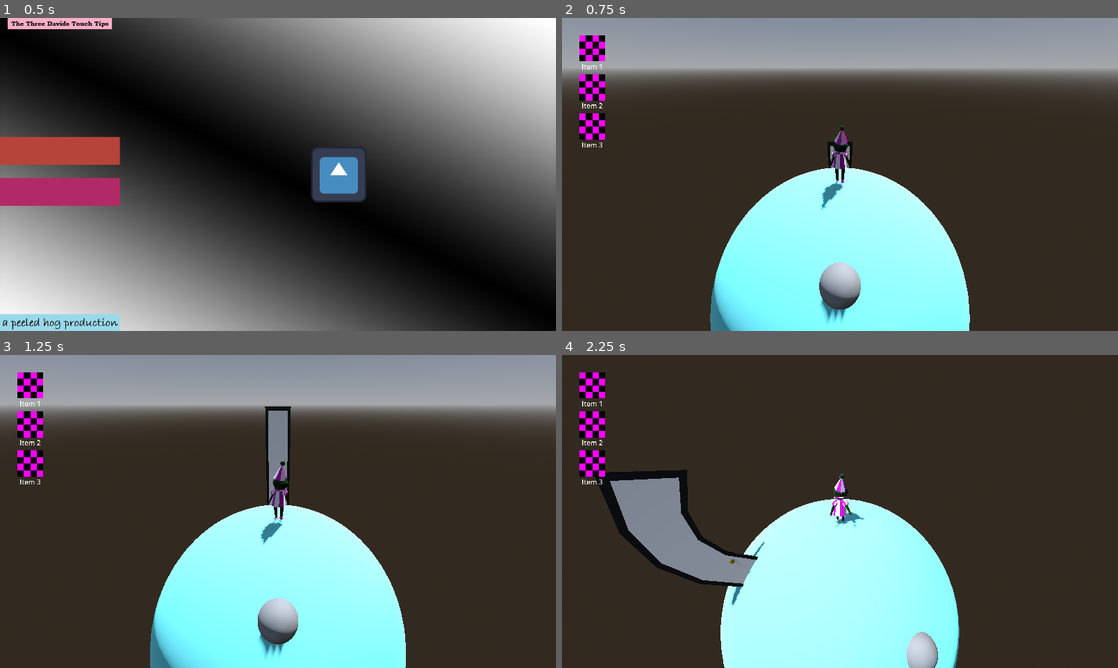
Above: before the commit, frames 1-4 (two rows, left to right).
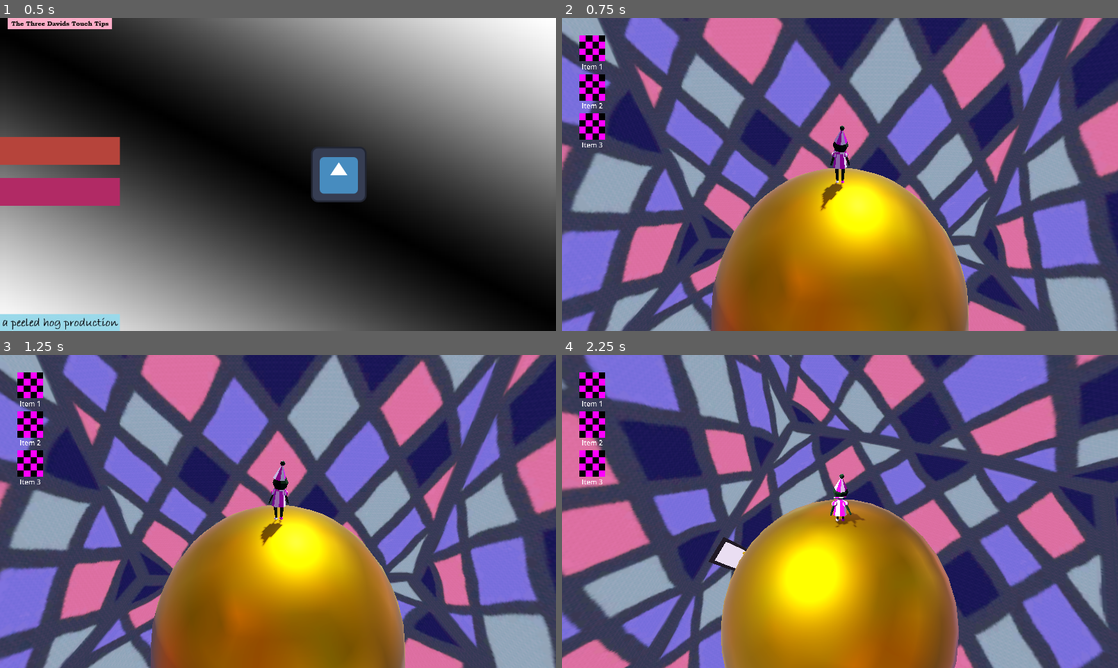
Above: after the commit, the same moments.

Repository: boner-cmd/effective-octo-pancake
Game: Godot game, scene res://Scenes/TitleScreen.tscn
The game is run twice, just before and just after one commit, with the same random seed, the same clock (stepped at 60 frames per second) and the same inputs. The engine's default icon, where the game draws it, is replaced by a stand-in: a white triangle on a blue panel in a dark square. Sound files missing from this copy of the repository are replaced by a short silence.
Inputs (mouse positions are in pixels of both pictures, inside the frame that each line leads up to):
- Up to frame 1 (0.5 s): no input
- Up to frame 2 (0.75 s): click (623, 149) at 0.5 s
- Up to frame 3 (1.25 s): no input
- Up to frame 4 (2.25 s): tap Enter (ui_accept) at 1.25, 1.52 s; move the mouse to (867, 511) at 1.27 s; hold F (interact) 1.28-2.03 s; hold W (up) from 1.28 s (still down); move the mouse to (812, 511) at 2.02 s; tap Space (advance_dialogue) at 2.1 s

Frame 1 is identical in both runs. In frame 2, 97% of the frame differs, in the area x 0-100%, y 0-100%; in frame 3, 97%; in frame 4, 99%.

Commit message:
door scene change implemented, character sorted

Diff:
--- a/Character Scenes/DoorAnimHandler.gd
+++ b/Character Scenes/DoorAnimHandler.gd
@@ -1,4 +1,8 @@
 extends Node3D
+
+@onready var main_ : Node3D
+
+@export var destination_planet_ID : int
 
 @onready var audio_stream_player: AudioStreamPlayer = $"../AudioStreamPlayer"
 const sfx_despawn = preload("uid://7banle6yv2gq")
@@ -45,8 +49,10 @@
 			exit_anim_finished.emit()
 			_set_door_anim(AnimStates.STASIS)
 
+
 func _ready() -> void:
 	_set_door_anim(AnimStates.STASIS)
+	main_ = get_tree().get_root().get_node("MainScene")
 
 signal exit_anim_finished
 signal exit_anim_started
@@ -78,7 +84,6 @@
 	despawn_player.stream = sfx_despawn
 	get_tree().root.add_child(despawn_player)
 	print("despawn sound player")
-	despawn_player.volume_db += 0.0
 	despawn_player.pitch_scale += randf_range(-0.1, 0.1)
 	despawn_player.play()
 	await despawn_player.finished
@@ -102,5 +107,17 @@
 	clone.global_position = player_exit_position.global_position
 	clone.global_rotation = player_exit_position.global_rotation
 	clone._set_player_anim(clone.AnimStates.EXIT)
+	await _set_door_anim(AnimStates.EXIT)
+	rig.visible = true
+	clone.queue_free()
+	request_planet_change.emit(destination_planet_ID)
 
-	_set_door_anim(AnimStates.EXIT)
+signal request_planet_change(planet_ID : int)
+
+func _on_tree_entered() -> void:
+	add_to_group("Active_Door")
+	print ("added to actives")
+
+func _on_tree_exited() -> void:
+	remove_from_group("Active_Door")
+	print ("removed from actives")
--- a/Character Scenes/Door_Boiler.tscn
+++ b/Character Scenes/Door_Boiler.tscn
@@ -11,13 +11,13 @@
 
 [node name="Door" type="Node3D" unique_id=683049571]
 
-[node name="DoorBaseModel" parent="." unique_id=1012687003 instance=ExtResource("2_coq8p")]
+[node name="DoorBaseModel" parent="." unique_id=1012687003 groups=["Door_Base"] instance=ExtResource("2_coq8p")]
 transform = Transform3D(1, 0, 0, 0, 1, 0, 0, 0, 1, 0, 4.9, 0)
 
 [node name="DoorCollider" parent="DoorBaseModel" index="2" unique_id=1935212185]
 collision_mask = 1
 
-[node name="DoorInteractRadius" type="Area3D" parent="DoorBaseModel" unique_id=1921781608 groups=["Exit"]]
+[node name="DoorInteractRadius" type="Area3D" parent="DoorBaseModel" unique_id=1921781608 groups=["Exit_Door"]]
 transform = Transform3D(1, 0, 0, 0, 1, 0, 0, 0, 1, 0, 1.0999999, 0)
 collision_layer = 16
 collision_mask = 0
@@ -66,7 +66,7 @@
 [node name="CollisionShape3D" type="CollisionShape3D" parent="DoorBaseModel/DoorInteractRadius" unique_id=1748855025]
 shape = SubResource("CylinderShape3D_cyo0d")
 
-[node name="DoorSpawnRadius" type="Area3D" parent="DoorBaseModel" unique_id=1347008915 groups=["Door"]]
+[node name="DoorSpawnRadius" type="Area3D" parent="DoorBaseModel" unique_id=1347008915 groups=["Door_Spawn"]]
 transform = Transform3D(1, 0, 0, 0, 1, 0, 0, 0, 1, 0, 1.0999999, 0)
 collision_layer = 16
 collision_mask = 0
--- a/Character Scenes/PlayerAnimHandler.gd
+++ b/Character Scenes/PlayerAnimHandler.gd
@@ -10,6 +10,8 @@
 const sfx_jump = preload("uid://cduu2q6v1l1yk")
 const sfx_explode = preload("uid://conpnqqcjln5n")
 const sfx_honk = preload("uid://eqfmf8j0l8u2")
+
+
 
 func walk_cycle_player():
 	var walk_player = audio_stream_player.duplicate()
@@ -89,6 +91,7 @@
 	print(current_anim)
 	match current_anim:
 		AnimStates.IDLE:
+
 			anim_tree.set("parameters/Reset_Idle/seek_request", 0.0)
 
 			anim_tree.set("parameters/Walk/blend_amount", 0.0)
--- a/Character Scenes/PlayerController.gd
+++ b/Character Scenes/PlayerController.gd
@@ -24,7 +24,10 @@
 var convo_flip_2 = true
 var convo_flip_3 = true
 
+#state stuff
 var exit_check = false
+var respawn_pos : Vector3 = Vector3(0.0, 6.0, 0.0)
+var respawn_rot : Vector3 = Vector3(0.0, 0.0, 0.0)
 
 var Idle_Check : bool = false
 
@@ -33,6 +36,14 @@
 var grav_strength : float = 10.0
 var grav_vector : Vector3 = Vector3(0,0,0)
 var xform : Transform3D
+
+
+func reset_player():
+	position = respawn_pos
+	rotation = respawn_rot
+	#some stuff needs to happen with waits maybe
+	exit_check = false
+
 
 func grav_calc():
 	grav_vector = (planet.position - position).normalized()
--- a/Character Scenes/door.tscn
+++ b/Character Scenes/door.tscn
@@ -103,4 +103,7 @@
 transform = Transform3D(1, 0, 0, 0, 1, 0, 0, 0, 1, 0, 0.6566018, 0)
 shape = SubResource("BoxShape3D_op1q4")
 
+[connection signal="tree_entered" from="." to="." method="_on_tree_entered"]
+[connection signal="tree_exited" from="." to="." method="_on_tree_exited"]
+
 [editable path="DoorAnims"]
--- a/Character Scenes/interaction_detector.gd
+++ b/Character Scenes/interaction_detector.gd
@@ -23,12 +23,12 @@
 
 
 func _on_area_entered(area: Area3D) -> void:
-	if area.is_in_group("Door"):
+	if area.is_in_group("Door_Spawn"):
 		var door = area.get_parent()
 		door.spawn()
 		print("DOOR")
 		current_door = area
-	elif area.is_in_group("Exit"):
+	elif area.is_in_group("Exit_Door"):
 		print("EXIT")
 		current_exit = area
 	else:
@@ -37,12 +37,12 @@
 		interact_ui.visible = true
 
 func _on_area_exited(area: Area3D) -> void:
-		if area.is_in_group("Door"):
+		if area.is_in_group("Door_Spawn"):
 			var door = area.get_parent()
 			door.despawn()
 			current_door = null
 			print("DOOR")
-		elif area.is_in_group("Exit"):
+		elif area.is_in_group("Exit_Door"):
 			current_exit = null
 			print("EXIT")
 		else:
--- a/Character Scenes/player_character.tscn
+++ b/Character Scenes/player_character.tscn
@@ -24,6 +24,19 @@
 transform = Transform3D(1, 0, 0, 0, 0.8853936, 0.46484205, 0, -0.46484205, 0.8853936, 0, 3.517, 6.134)
 
 [node name="ClownRigFBX" parent="." unique_id=77601808 instance=ExtResource("2_4chgf")]
+
+[node name="Skeleton3D" parent="ClownRigFBX/Rig" parent_id_path=PackedInt32Array(77601808, 1346645065) index="0" unique_id=1334537233]
+bones/2/position = Vector3(0.0007913627, 0.004041649, 0.000114312104)
+bones/2/rotation = Quaternion(6.927638e-24, -8.271806e-25, 0.036849633, 0.9993208)
+bones/3/rotation = Quaternion(-0.01986351, 0.0006861176, 0.097609155, 0.99502635)
+bones/4/rotation = Quaternion(-0.97648805, -0.045152772, 0.028739363, 0.2088218)
+bones/6/rotation = Quaternion(-0.11916359, 0.22488807, 0.9625522, 0.0933749)
+bones/8/rotation = Quaternion(0.99554116, -0.089166656, -0.026239624, -0.016081396)
+bones/9/rotation = Quaternion(0.01956313, 0.009704868, 0.35429287, 0.9348795)
+bones/10/rotation = Quaternion(0.9976875, -0.060601465, 0.026689745, 0.015322862)
+bones/11/rotation = Quaternion(-0.020177452, -0.010009327, 0.36541337, 0.9305728)
+bones/12/rotation = Quaternion(-0.055636857, 0.0017351598, 0.25005504, 0.9666302)
+bones/13/rotation = Quaternion(0.008721189, 0.039309416, 0.032812588, 0.99865013)
 
 [node name="RayCast3D" type="RayCast3D" parent="." unique_id=425421893]
 collision_mask = 2
--- a/Scenes/MainScene.tscn
+++ b/Scenes/MainScene.tscn
@@ -3,9 +3,6 @@
 [ext_resource type="Script" uid="uid://b2krcvl2csd6x" path="res://Scenes/main_scene.gd" id="1_7rqgy"]
 [ext_resource type="PackedScene" uid="uid://bdas7npc5wwhx" path="res://Character Scenes/player_character.tscn" id="1_hpc76"]
 [ext_resource type="PackedScene" uid="uid://b58oygg7njg67" path="res://Scenes/HUDScene.tscn" id="2_y4jh7"]
-[ext_resource type="PackedScene" uid="uid://dp211qoeihfpj" path="res://Scenes/Planets/planet_template.tscn" id="3_nhkr4"]
-[ext_resource type="PackedScene" uid="uid://dd1q0dg8wn1nx" path="res://Scenes/DialogueManager/InteractionAreaTemplate.tscn" id="4_7rqgy"]
-[ext_resource type="PackedScene" uid="uid://cea4qqppfgm2" path="res://Character Scenes/Door_Boiler.tscn" id="7_q68mp"]
 
 [sub_resource type="SphereShape3D" id="SphereShape3D_ylgs7"]
 radius = 5.0
@@ -21,41 +18,12 @@
 collision_mask = 6
 planet = NodePath("../DefaultLoadingPlanet")
 
-[node name="Skeleton3D" parent="PlayerCharacter/ClownRigFBX/Rig" parent_id_path=PackedInt32Array(700328766, 77601808, 1346645065) index="0" unique_id=1334537233]
-bones/2/position = Vector3(-0.0011467235, 0.002524902, 0.0003706064)
-bones/2/rotation = Quaternion(0.02216755, 0.0041761817, -0.04048715, 0.9989255)
-bones/3/rotation = Quaternion(-0.0030049384, -0.0016402706, -0.07543147, 0.9971451)
-bones/4/rotation = Quaternion(-0.925464, 0.0686871, -0.3272313, 0.17809637)
-bones/6/rotation = Quaternion(-0.17203894, 0.14195676, 0.9686031, -0.109813966)
-bones/8/rotation = Quaternion(0.9835253, 0.17652532, -0.03655091, 0.013451418)
-bones/9/rotation = Quaternion(0.070988365, 0.012401652, 0.023071257, 0.9971332)
-bones/10/rotation = Quaternion(0.9819164, 0.16532433, 0.088516936, 0.025937038)
-bones/11/rotation = Quaternion(-0.031185754, -0.02932609, -0.0005048418, 0.99908316)
-bones/12/rotation = Quaternion(-0.013178121, -0.006456093, 0.067394994, 0.99761856)
-bones/13/rotation = Quaternion(0.08117428, 0.035492223, -0.04850132, 0.9948863)
-
 [node name="DefaultLoadingPlanet" type="StaticBody3D" parent="." unique_id=7469528]
 collision_layer = 2
 
 [node name="CollisionShape3D" type="CollisionShape3D" parent="DefaultLoadingPlanet" unique_id=1898464040]
 shape = SubResource("SphereShape3D_ylgs7")
 
-[node name="PlanetTemplate" parent="DefaultLoadingPlanet" unique_id=731662202 instance=ExtResource("3_nhkr4")]
-
-[node name="MeshInstance" parent="DefaultLoadingPlanet/PlanetTemplate" index="2" unique_id=1376272532]
-visible = true
-
-[node name="InteractionAreaTemplate" parent="DefaultLoadingPlanet" unique_id=1441746603 instance=ExtResource("4_7rqgy")]
-transform = Transform3D(1, 0, 0, 0, 0.7938843, -0.6080688, 0, 0.6080688, 0.7938843, 0, 0, 0)
-
-[node name="Door" parent="." unique_id=683049571 instance=ExtResource("7_q68mp")]
-transform = Transform3D(1, 0, 0, 0, 0.8559875, 0.5169966, 0, -0.5169966, 0.8559875, 0, 0, 0)
-
 [editable path="HUDOverlay"]
 [editable path="PlayerCharacter"]
 [editable path="PlayerCharacter/ClownRigFBX"]
-[editable path="DefaultLoadingPlanet/PlanetTemplate"]
-[editable path="DefaultLoadingPlanet/InteractionAreaTemplate"]
-[editable path="Door"]
-[editable path="Door/DoorBaseModel"]
-[editable path="Door/DoorBaseModel/DoorAnims"]
--- a/Scenes/main_scene.gd
+++ b/Scenes/main_scene.gd
@@ -1,5 +1,59 @@
 extends Node3D
 
-enum {IDLE, WALK, JUMP, GET, GIVE, TALK, VICTORY}
 @onready var main_scene: Node3D = $"."
+
 @onready var player_character: CharacterBody3D = $PlayerCharacter
+#maybe useful related player things
+#player_character.reset_player()
+
+
+@onready var current_planet : Node3D = planet_nodes[1]
+var last_planet_lookup : Node3D
+
+var planet_nodes : Dictionary[int, Node] = {
+	1 : preload("res://planets/Scenes/01_Kings_Planet.tscn").instantiate(),
+	2 : preload("res://planets/Scenes/02_Horse_Planet.tscn").instantiate(),
+	3 : preload("res://planets/Scenes/03_Astronaut_Planet.tscn").instantiate(),
+	4 : preload("res://planets/Scenes/04_Snowman_Planet.tscn").instantiate(),
+	5 : preload("res://planets/Scenes/05_Gatekeeper_Planet.tscn").instantiate(),
+	6 : preload("res://planets/Scenes/06_RustyRobot_Planet.tscn").instantiate(),
+	7 : preload("res://planets/Scenes/07_GreasePuddle_Planet.tscn").instantiate(),
+	8 : preload("res://planets/Scenes/08_Gibberish_Planet.tscn").instantiate(),
+	9 : preload("res://planets/Scenes/09_O_Planet.tscn").instantiate(),
+	10 : preload("res://planets/Scenes/10_Deer_Planet.tscn").instantiate(),
+	11 : preload("res://planets/Scenes/11_Idea_Planet.tscn").instantiate(),
+	12 : preload("res://planets/Scenes/12_Lamp_Planet.tscn").instantiate(),
+	13 : preload("res://planets/Scenes/13_Individual_Planet.tscn").instantiate(),
+	14 : preload("res://planets/Scenes/14_Norgans_Planet.tscn").instantiate(),
+	15 : preload("res://planets/Scenes/15_Organs_Planet.tscn").instantiate(),
+	16 : preload("res://planets/Scenes/16_Bodhi_Planet.tscn").instantiate(),
+	17 : preload("res://planets/Scenes/17_Sisyphus_Planet.tscn").instantiate(),
+	18 : preload("res://planets/Scenes/18_Mass_Planet.tscn").instantiate(),
+	19 : preload("res://planets/Scenes/19_Michaelwave_Planet.tscn").instantiate(),
+	20 : preload("res://planets/Scenes/20_Slime_Planet.tscn").instantiate(),
+}
+
+func _ready() -> void:
+#	player_character.get_child(2).PlayerExitFinished.connect(on_player_anim_done())
+	get_tree().root.add_child(current_planet)
+	for door in get_tree().get_nodes_in_group("Active_Door"):
+		if !door.request_planet_change.is_connected(on_planet_change_requested):
+			door.request_planet_change.connect(on_planet_change_requested)
+
+func on_player_anim_done():
+	pass
+
+func on_planet_change_requested(planet_ID : int):
+	var requested_planet = planet_nodes[planet_ID]
+
+	#iterate through doors and set current_planet doors to ActiveDoors = true and else to ActiveDoors = false
+
+	get_tree().root.add_child(requested_planet)
+	get_tree().root.remove_child(current_planet)
+	current_planet = requested_planet
+	player_character.reset_player()
+
+
+
+
+	#connect new planet's door signals to this
--- a/planets/Scenes/01_Kings_Planet.tscn
+++ b/planets/Scenes/01_Kings_Planet.tscn
@@ -5,6 +5,7 @@
 [ext_resource type="PackedScene" uid="uid://dkew5vyxchdx1" path="res://planets/models/cubed_skybox.tscn" id="2_tsosp"]
 [ext_resource type="Material" uid="uid://csvyqxvwtg5u0" path="res://planets/materials/01_kings_skybox.tres" id="3_ctuby"]
 [ext_resource type="Material" uid="uid://tgq2ga34amkb" path="res://planets/materials/02_horse_planet.tres" id="4_tsosp"]
+[ext_resource type="PackedScene" uid="uid://cea4qqppfgm2" path="res://Character Scenes/Door_Boiler.tscn" id="6_53jkq"]
 
 [sub_resource type="PanoramaSkyMaterial" id="PanoramaSkyMaterial_53jkq"]
 panorama = ExtResource("1_vkkia")
@@ -35,7 +36,7 @@
 
 [node name="CubedSkybox" parent="." unique_id=780089516 instance=ExtResource("2_tsosp")]
 
-[node name="Cubed_Skybox" parent="CubedSkybox" index="0" unique_id=445189043]
+[node name="Cubed_Skybox" parent="CubedSkybox" index="0" unique_id=880234612]
 material_override = ExtResource("3_ctuby")
 surface_material_override/0 = ExtResource("4_tsosp")
 
@@ -45,4 +46,13 @@
 material_override = ExtResource("3_ctuby")
 mesh = SubResource("SphereMesh_lyt48")
 
+[node name="Door" parent="." unique_id=683049571 instance=ExtResource("6_53jkq")]
+transform = Transform3D(1, 0, 0, 0, 0.39828485, 0.9172618, 0, -0.9172618, 0.39828485, 0, 0, 0)
+
+[node name="DoorBaseModel" parent="Door" index="0" unique_id=1012687003]
+destination_planet_ID = 2
+
 [editable path="CubedSkybox"]
+[editable path="Door"]
+[editable path="Door/DoorBaseModel"]
+[editable path="Door/DoorBaseModel/DoorAnims"]
--- a/project.godot
+++ b/project.godot
@@ -29,9 +29,11 @@
 
 [global_group]
 
-Door="doors"
-Exit="used for actually leaving doors"
 npc="for those npc's"
+Door_Base=""
+Door_Spawn="doors"
+Active_Door="for active doors"
+Exit_Door="used for actually leaving doors"
 
 [input]
 
